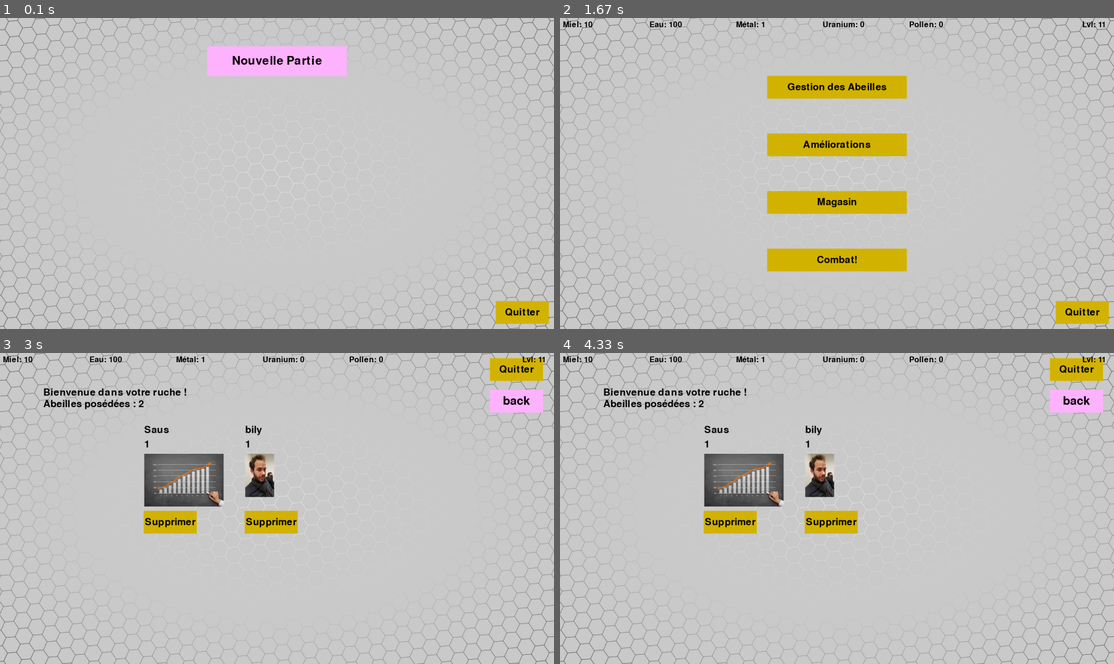
Above: before the commit, frames 1-4 (two rows, left to right).
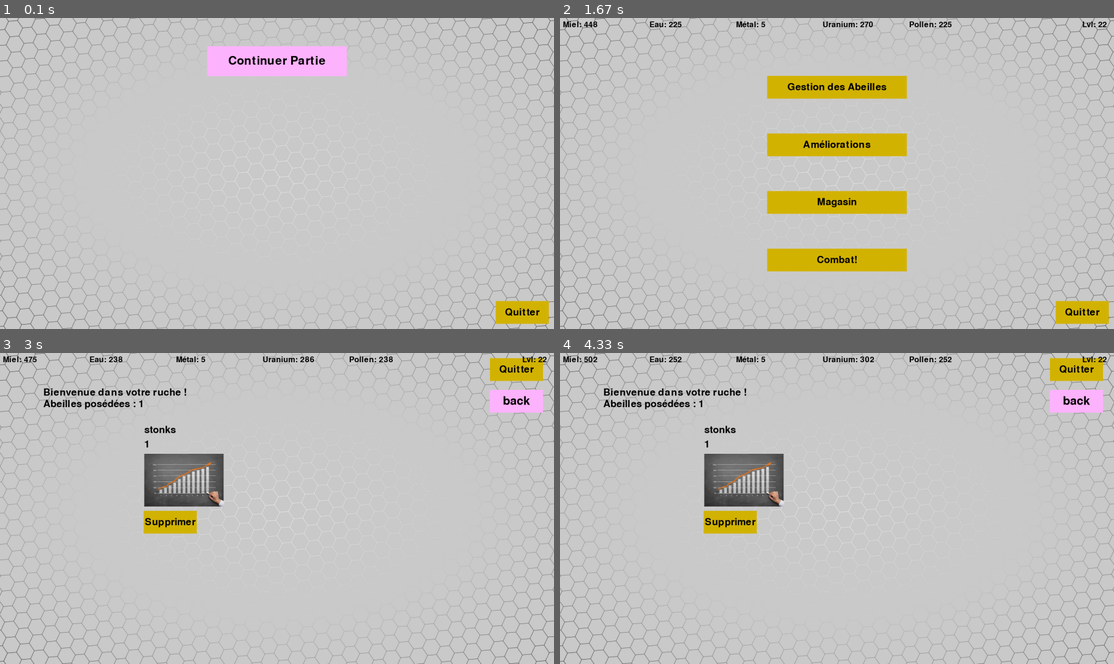
Above: after the commit, the same moments.

Repository: germainaubert/Bee-Intech
Game: pygame game, started from window.py
Same seed, same stepped clock (60 frames per second), same inputs: the game is played once before the commit and once after it.
Inputs (mouse positions are in pixels of both pictures, inside the frame that each line leads up to):
- Up to frame 1 (0.1 s): no input
- Up to frame 2 (1.67 s): click (837, 61) at 0.93 s
- Up to frame 3 (3 s): click (277, 421) at 1.82 s; click (105, 461) at 2.15 s
- Up to frame 4 (4.33 s): no input

The runs differ from the first frame. In frame 1, 0.3% of the frame differs, in the area x 41-59%, y 12-16%; in frame 2, 0.1%; in frame 3, 1.6%, in the area x 4-99%, y 0-59%; in frame 4, 1.6%.

Commit message:
SA MERE CT LOOOOOOOOOONG

Diff:
--- a/Hive.py
+++ b/Hive.py
@@ -19,6 +19,18 @@
 	# permet d'ajouter au miel la production/s
 	def bees(self):
 		return self._bees
+
+	def upgrades(self):
+		return self._upgrades
+
+	def territories(self):
+		return self._territories
+
+	def prod(self):
+		return self._prod
+
+	def ressource(self):
+		return self._ressource
 
 	def ressource_gain(self, ressource, tick):
 		self._ressource[ressource] += self._prod[ressource] / tick
@@ -112,8 +124,6 @@
 	def exp(self):
 		return self._exp
 
-	def level(self):
-		return self._level
 
 	def check_level_upfrade(self,upgrade):
 		if self._level < upgrade.required_level():
--- a/Upgrade.py
+++ b/Upgrade.py
@@ -11,6 +11,12 @@
 		self._possession = possession
 		self._placement = placement
 
+	def possession(self):
+		return self._possession
+
+	def name(self):
+		return self._name
+
 	def required_level(self):
 		return self._required_level
 
--- a/database.py
+++ b/database.py
@@ -1,6 +1,5 @@
 import sqlite3
 from Bee import bee
-from Hive import hive
 from Worker_Bee import worker_bee
 from Upgrade import upgrade
 from Territory import territory
@@ -17,80 +16,158 @@
         self._prod = prod
         self._save_count = 1
 
+    def check_first_time(self):
+        conn = self._conn
+        cur = conn.cursor()
+
+        cur.execute("SELECT * FROM ruche")
+        row = cur.fetchall()
+        print(row)
+        check = row[0][3]
+        if check == 0:
+            check = True
+        else:
+            check = False
+        return check
 
     def load_data(self):
 
         conn = self._conn
         cur = conn.cursor()
-        cur.execute("SELECT A.Nom, A.Cout, A.Categorie, A.Prix, A.Ressource_Prix, A.Niveau_Requis, A.Sprite, A.Production, A.Ressource, T.Nom FROM abeilles as A INNER JOIN territoires as T on A.territoire_id = T.id")
-        rows = cur.fetchall()
-        for row in rows:
-            print(row)
-            name = row[0]
-            cost = row[1]
-            category = row[2]
-            price = row[3]
-            ressource_price = row[4]
-            required_level = row[5]
-            sprite = row[6]
-            prod = row[7]
-            ressource = row[8]
-            territorygrospddetesmorts = row[9]
-            self._bees.append(worker_bee(name, cost, category, [ressource_price,price], required_level, sprite, prod, ressource, territorygrospddetesmorts))
 
         cur.execute("SELECT Experience, Niveau FROM ruche")
         rows = cur.fetchall()
-        for row in rows:
-            print('fesses')
-            self._exp = row[0]
-            self._level = row[1]
+        print("sel :")
+        print(len(rows))
+        if len(rows) == 0:
+            return None
+        else:
+            for row in rows:
+                print('fesses')
+                self._exp = row[0]
+                self._level = row[1]
 
-        cur.execute("SELECT Quantite, Production FROM ressources WHERE ruche_id = 1")
-        rows = cur.fetchall()
-        for row in rows:
-            self._ressource.append(row[0])
-            self._prod.append(row[1])
-        self._ressource = tuple(self._ressource)
-        self._prod = tuple(self._prod)
+            cur.execute("SELECT Nom, Cout, Categorie, Prix, Ressource_Prix, Niveau_Requis, Sprite, Production, Ressource, territoire_nom FROM abeilles")
+            rows = cur.fetchall()
+            for row in rows:
+                print(row)
+                name = row[0]
+                cost = row[1]
+                category = row[2]
+                price = row[3]
+                ressource_price = row[4]
+                required_level = row[5]
+                sprite = row[6]
+                prod = row[7]
+                ressource = row[8]
+                territorygrospddetesmorts = row[9]
+                self._bees.append(worker_bee(name, cost, category, [ressource_price,price], required_level, sprite, prod, ressource, territorygrospddetesmorts))
 
-        cur.execute("SELECT Nom, Niveau, Niveau_Requis, Cout, Ressource_Prix, Categorie, Possession FROM amelioration WHERE ruche_id = 1")
-        rows = cur.fetchall()
-        print("upgrades :")
-        for row in rows:
-            print(row)
-            name = row[0]
-            lvl = row[1]
-            required_level = row[2]
-            price = row[3]
-            ressource_price = row[4]
-            category = row[5]
-            possession = row[6]
-            if possession == 0:
-                possession = False
+
+            cur.execute("SELECT Quantite, Production FROM ressources WHERE ruche_id = 1")
+            rows = cur.fetchall()
+            for row in rows:
+                self._ressource.append(row[0])
+                self._prod.append(row[1])
+            self._ressource = tuple(self._ressource)
+            self._prod = tuple(self._prod)
+
+            cur.execute("SELECT Nom, Niveau, Niveau_Requis, Cout, Ressource_Prix, Categorie, Possession FROM amelioration WHERE ruche_id = 1")
+            rows = cur.fetchall()
+            print("upgrades :")
+            for row in rows:
+                print(row)
+                name = row[0]
+                lvl = row[1]
+                required_level = row[2]
+                price = row[3]
+                ressource_price = row[4]
+                category = row[5]
+                possession = row[6]
+                if possession == 0:
+                    possession = False
+                else:
+                    possession = True
+                print(possession)
+                self._upgrades.append(upgrade(name, lvl, required_level, price, category, possession, (0,0)))
+                print(self._upgrades)
+            cur.execute("SELECT Nom, Niveau_Requis, Numero, Ressource, Espace, Possession, Nom_Affichage, Description FROM territoires")
+            rows = cur.fetchall()
+            print("territoires :")
+            for row in rows:
+                list_bee = []
+                print(row)
+                name = row[0]
+                lvl = row[1]
+                numero = row[2]
+                ressource = row[3]
+                space = row[4]
+                possession = row[5]
+                display_name = row[6]
+                description = row[7]
+                if possession == 0:
+                    possession = False
+                else:
+                    possession = True
+                for bee in self._bees:
+                    if bee.category() == "worker":
+                        if bee._territory == name:
+                            list_bee.append(bee)
+                self._territories.append(territory(name, lvl, numero, ressource, space, list_bee, possession, display_name, description))
+
+            return self._level, self._exp, self._ressource, self._prod, self._bees, self._upgrades, self._territories
+
+    def save_data(self, hive):
+        print("sa mère")
+        conn = self._conn
+        cur = conn.cursor()
+        cur.execute("UPDATE ruche SET Experience = ?, Niveau = ?, Verification = 1 WHERE id = 1", (hive.exp(), hive.level()))
+        conn.commit()
+
+        cur.execute("DELETE from abeilles")
+        conn.commit()
+        for bee in hive.bees():
+            if bee.category() == 'worker':
+                name = bee.name()
+                cost = bee.cost()
+                category = bee.category()
+                price = bee.price()
+                required_level = bee.required_level()
+                sprite = bee.sprite()
+                prod = bee.prod()
+                ressource = bee.ressource()
+                ruche_id = 1
+                territory_name = bee.territory()
+                cur.execute("INSERT INTO abeilles(Nom, Cout, Categorie, Prix, Ressource_Prix, Niveau_Requis, Sprite, Production, Ressource, ruche_id, territoire_nom) VALUES (?,?,?,?,?,?,?,?,?,?,?)",(name, cost, category, price[1], price[0],required_level, sprite, prod, ressource, ruche_id,territory_name))
+                conn.commit()
+        hive_prod = hive.prod()
+        hive_quantity = hive.ressource()
+
+        cur.execute("UPDATE ressources SET Quantite = ?, Production = ? WHERE nom = 'honey'", (hive_quantity["honey"], hive_prod["honey"]))
+        conn.commit()
+        cur.execute("UPDATE ressources SET Quantite = ?, Production = ? WHERE nom = 'water'", (hive_quantity["water"], hive_prod["water"]))
+        conn.commit()
+        cur.execute("UPDATE ressources SET Quantite = ?, Production = ? WHERE nom = 'metal'", (hive_quantity["metal"], hive_prod["metal"]))
+        conn.commit()
+        cur.execute("UPDATE ressources SET Quantite = ?, Production = ? WHERE nom = 'uranium'", (hive_quantity["uranium"], hive_prod["uranium"]))
+        conn.commit()
+        cur.execute("UPDATE ressources SET Quantite = ?, Production = ? WHERE nom = 'pollen'", (hive_quantity["pollen"], hive_prod["pollen"]))
+        conn.commit()
+
+        for ter in hive.territories():
+            if ter.possession == False:
+                ter_possess = 0
             else:
-                possession = True
-            self._upgrades.append(upgrade(name, lvl, required_level, price, category, possession, (0,0)))
+                ter_possess = 1
+            cur.execute("UPDATE territoires SET Possession = ? WHERE Nom = ?", (ter_possess, ter.name()))
+            conn.commit()
+            print(ter.name())
 
-        cur.execute("SELECT Nom, Niveau_Requis, Numero, Ressource, Espace, Possession FROM territoires")
-        rows = cur.fetchall()
-        print("territoires :")
-        for row in rows:
-            list_bee = []
-            print(row)
-            name = row[0]
-            lvl = row[1]
-            numero = row[2]
-            ressource = row[3]
-            space = row[4]
-            possession = row[5]
-            if possession == 0:
-                possession = False
+        for up in hive.upgrades():
+            if up.possession == False:
+                up_possess = 0
             else:
-                possession = True
-            for bee in self._bees:
-                if bee.category() == "worker":
-                    if bee._territory == name:
-                        list_bee.append(bee)
-            self._territories.append(territory(name, lvl, numero, ressource, space, list_bee, possession))
-
-        return self._level, self._exp, self._ressource, self._prod, self._bees, self._upgrades, self._territories
+                up_possess = 1
+            cur.execute("UPDATE amelioration SET Possession = ? WHERE Nom = ?", (up_possess, up.name()))
+            conn.commit()
+            print(up.name())
--- a/display.py
+++ b/display.py
@@ -11,14 +11,20 @@
         self._button_dic = {}
         self._background = None
 
-    def display_new_game(self, w, h):
+    def display_new_game(self, w, h, first_time):
         surface = pygame.Surface((1920,1080))
         self._background = pygame.image.load('./Images/greywp.jpg')
         surface.blit(self._background, (0, 0))
-        self._button_dic = {
-            "quit_button" : button((212,180,0), 1720, 985, 180, 75, w, h,'Quitter', font='comicsans', sizeFont=50),
-            "launch_game_button" : button((255,180,255), 720, 100, 480, 100, w, h, 'Nouvelle Partie', sizeFont=60)
-        }
+        if first_time is True:
+            self._button_dic = {
+                "quit_button" : button((212,180,0), 1720, 985, 180, 75, w, h,'Quitter', font='comicsans', sizeFont=50),
+                "launch_game_button" : button((255,180,255), 720, 100, 480, 100, w, h, 'Nouvelle Partie', sizeFont=60)
+            }
+        else:
+             self._button_dic = {
+                "quit_button" : button((212,180,0), 1720, 985, 180, 75, w, h,'Quitter', font='comicsans', sizeFont=50),
+                "launch_game_button" : button((255,180,255), 720, 100, 480, 100, w, h, 'Continuer Partie', sizeFont=60)
+            }
 
         self._button_dic['quit_button'].draw_button(surface)
         self._button_dic['launch_game_button'].draw_button(surface)
--- a/window.py
+++ b/window.py
@@ -15,7 +15,7 @@
 
     def __init__(self):
         pygame.init()
-
+        self._first_time = True
         self._clock = pygame.time.Clock()
 
         self._call_same = True # Pour savoir si l'appel d'affichage est le même
@@ -36,7 +36,9 @@
         self._title = "BEETTHEFUCKOUTOFMYWIFE"
         self._display = display()
         pygame.display.set_caption(self._title)
-        self._surface = self._display.display_new_game(self._w, self._h) # _surface est la surface qui doit contenir tout ce qui concerne l'affichage, à bien différencier avec _window
+        self._database = database()
+        check = self._database.check_first_time()
+        self._surface = self._display.display_new_game(self._w, self._h, check) # _surface est la surface qui doit contenir tout ce qui concerne l'affichage, à bien différencier avec _window
 
         self._live = None # attribut pour déterminer si un affichage doit se faire à chaque itération de la boucle principales
         self._alert = None # Pareil que live mais pour les alertes
@@ -144,7 +146,7 @@
                     if "quit_button" in self._display._button_dic:
                         if self._display._button_dic["quit_button"].is_over(event.pos):
                             # for bee in self._hive.bees():
-                            #     save = self._database.hive_save_bee((self._database._save_count, bee._name, bee._cost, bee._category, bee._price[0], bee._price[1], bee._required_level, bee._sprite ))
+                            save = self._database.save_data(self._hive)
                             run = False
                             pygame.quit()
                             break
@@ -200,6 +202,7 @@
                     if "buy_bee_button" in self._display._button_dic:
                         for button in self._display._button_dic["buy_bee_button"]:
                             if button.is_over(event.pos):
+                                self._hive._level += 1
                                 self._alert, self._first_call = self._shop.test_bee(button._get, self._hive)
                     # Upgrade
                     if "upgrade_purchase" in self._display._button_dic:
@@ -302,17 +305,17 @@
 
             )
 
-        self._database = database()
         saved_hive = self._database.load_data()
-        self._hive = hive(
-            level = saved_hive[0],
-            exp = saved_hive[1],
-            ressource = saved_hive[2],
-            prod = saved_hive[3],
-            bees= saved_hive[4],
-            upgrades = saved_hive[5],
-            territories = saved_hive[6]
-        )
+        if saved_hive is not None:
+            self._hive = hive(
+                level = saved_hive[0],
+                exp = saved_hive[1],
+                ressource = saved_hive[2],
+                prod = saved_hive[3],
+                bees= saved_hive[4],
+                upgrades = saved_hive[5],
+                territories = saved_hive[6]
+            )
         self._shop = shop()
         self._tick_update = tick_update(self._hive, self._tick)
         self._live_display = live_display(self._w, self._h, self._hive)
Binary file changed: bdd/ruche.db
